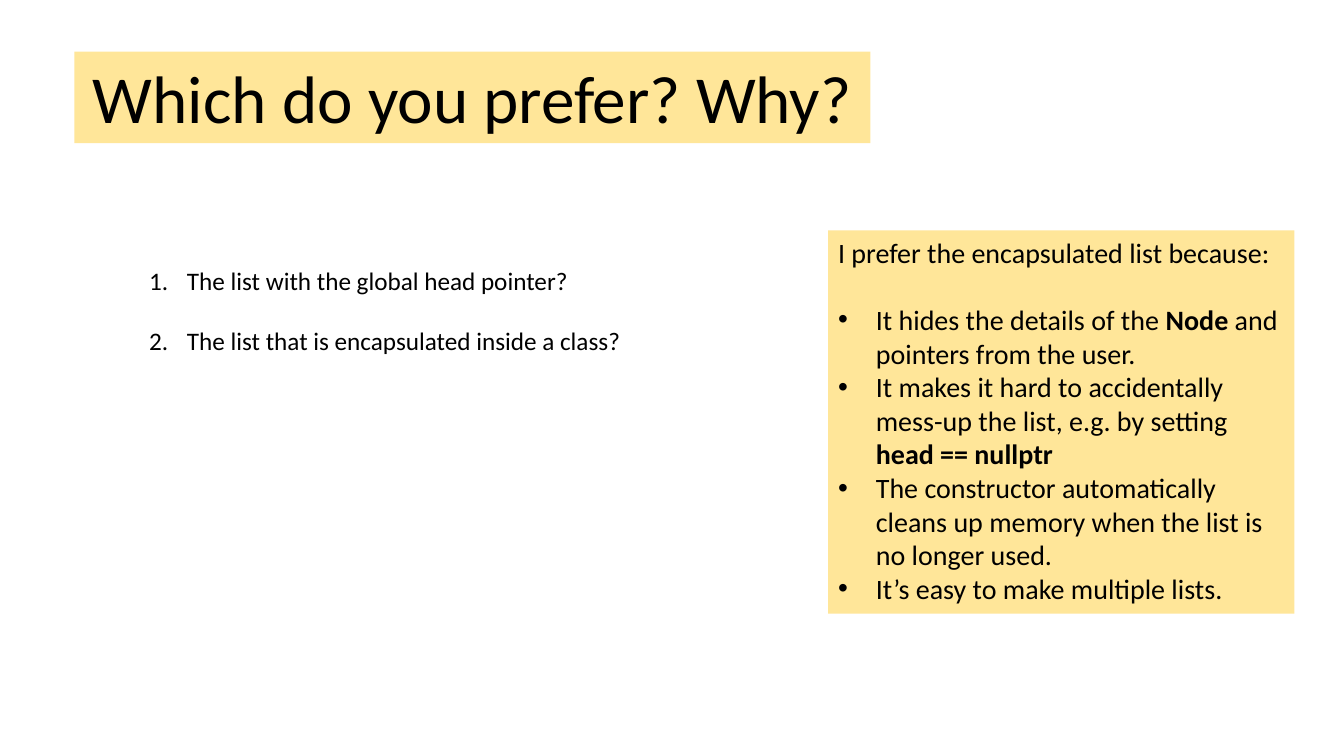
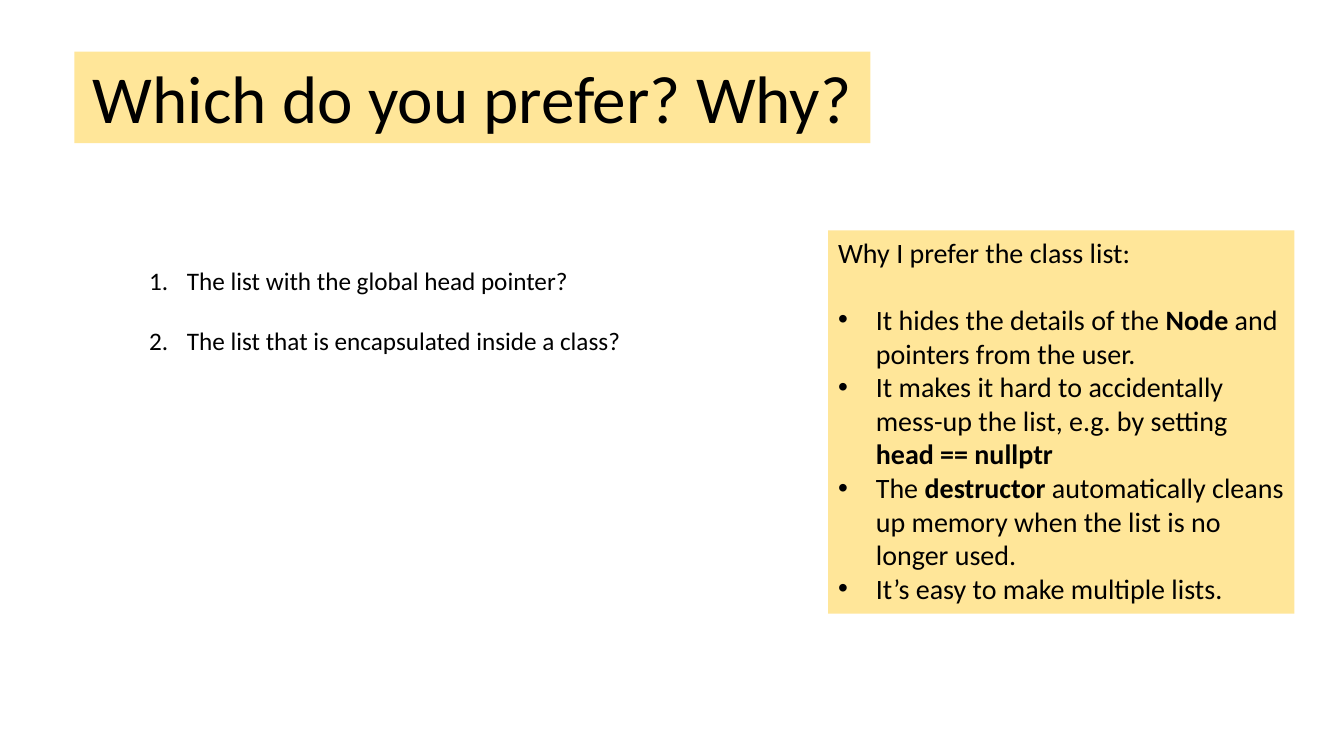
Before and after one commit to tjd1234/cmpt225fall2023, a slide deck: slide 7 of lecture_notes/week2/week2.pptx (slide 6 before the commit). Drawn at 1344x756 pixels with LibreOffice and Linux fonts; fonts in the diff are those of the drawing. Boxes give left, top, right and bottom in pixels: in the first picture for what was removed or moved away, otherwise in the second. Text is boxed around its words. In the diff, an @@ line names an element or a change of style, - is before the commit and + after.

```diff
--- a/lecture_notes/week2/week2.pptx
+++ b/lecture_notes/week2/week2.pptx
@@ text in rectangle at (x1=838, y1=243, x2=1130, y2=268): text changed @@
-I prefer the encapsulated list because:
+Why I prefer the class list:
@@ text in rectangle at (x1=876, y1=478, x2=1283, y2=570): text changed @@
-• The constructor automatically cleans up memory when the list is no longer used.
+• The destructor automatically cleans up memory when the list is no longer used.
```
Also in this commit, not shown: 5 other slides changed, 1 slide added, 15 other files.
